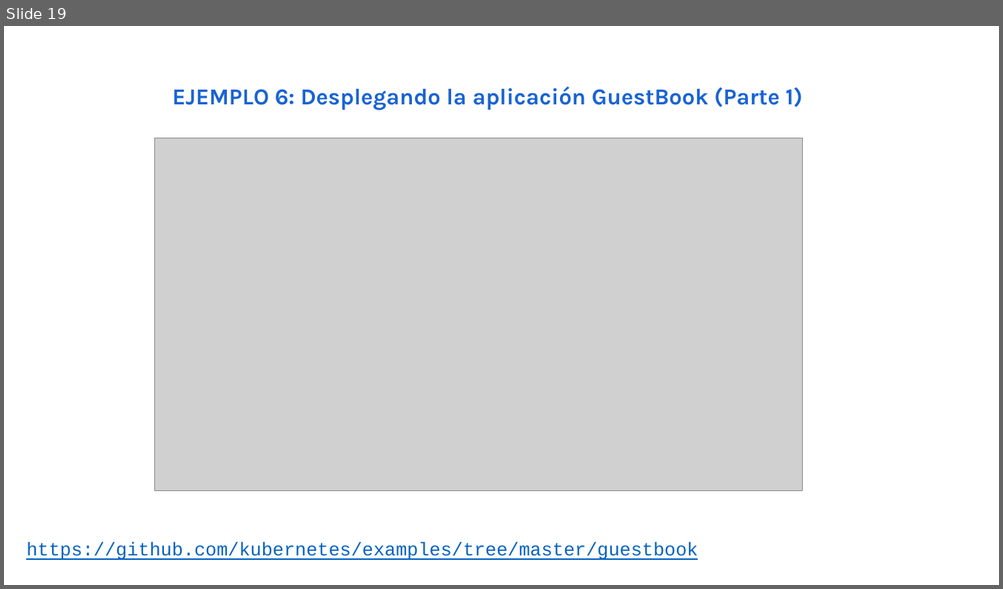
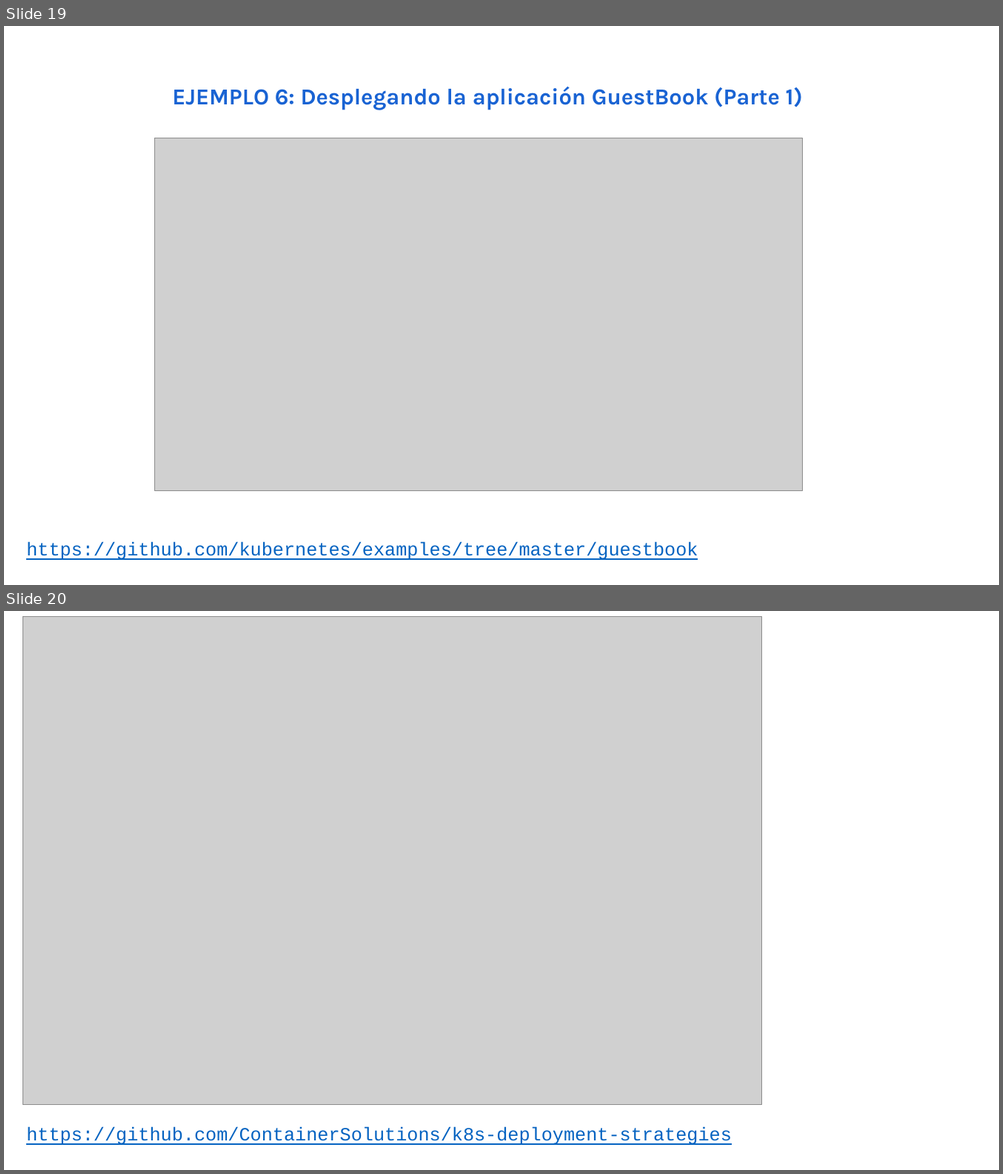
Before and after one commit to iesgn/kubernetes-storm, a slide deck: unidad3/presentacion_unidad3-1.odp. Shown one above the other, each under a label of ours: slide 19 before the commit, slides 19 and 20 after it. The pictures are 1003x589 and 1003x1174 pixels, drawn with LibreOffice and Linux fonts; fonts in the diff are those of the drawing; grey boxes stand for pictures. Boxes give left, top, right and bottom in pixels: in the first picture for what was removed or moved away, otherwise in the second. Text is boxed around its words. In the diff, an @@ line names an element or a change of style, - is before the commit and + after.

Commit message:
pdf primera presentación unidad 3

```diff
--- a/unidad3/presentacion_unidad3-1.odp
+++ b/unidad3/presentacion_unidad3-1.odp
@@ slide 20 added at box(4, 611, 999, 1170), background #FFFFFF @@
@@ picture added at box(22, 617, 761, 1105) @@
@@ rectangle added at box(55, 666, 921, 695), fill #FFFFFF @@
@@ text added at box(26, 1128, 731, 1145), 18 pt, text #0563C1, underline @@
+https://github.com/ContainerSolutions/k8s-deployment-strategies
```
Also in this commit, not shown: 1 other file.
